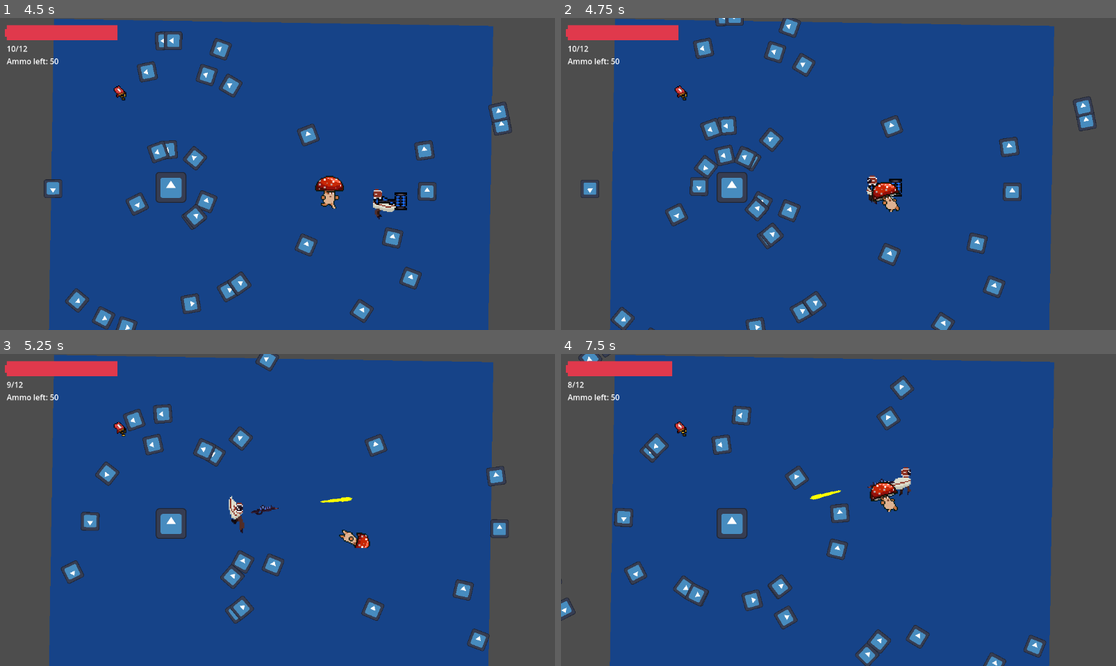
Above: before the commit, frames 1-4 (two rows, left to right).
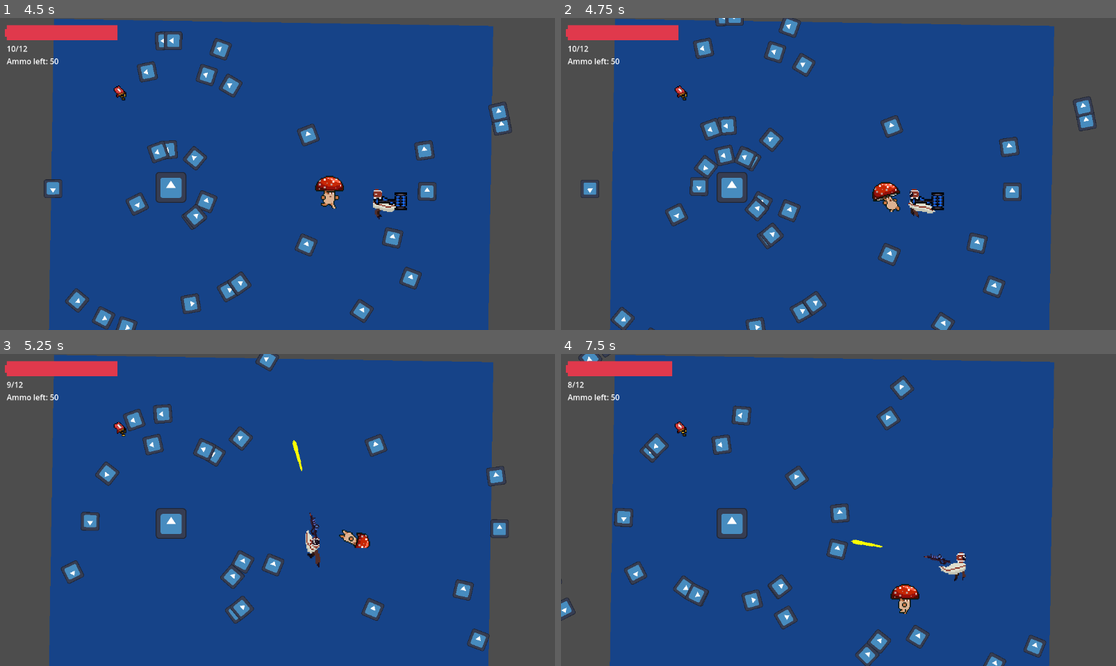
Above: after the commit, the same moments.

Repository: MettallicOnyx/Boss-Rush-Jam-Project
Game: Godot game, scene res://scenes/boss_rush_jam.tscn
Same seed, same stepped clock (60 frames per second), same inputs: the game is played once before the commit and once after it. The engine's default icon, where the game draws it, is replaced by a stand-in: a white triangle on a blue panel in a dark square.
Inputs (mouse positions are in pixels of both pictures, inside the frame that each line leads up to):
- Up to frame 1 (4.5 s): tap Enter (ui_accept) at 0.5, 0.77, 1.52, 3.02, 3.77 s; move the mouse to (399, 158) at 0.52 s; hold D (right) 0.53-1.28 s; tap Shift (dash) at 0.6, 1.55, 2.1, 3.05, 3.8 s; click (399, 158) at 0.67 s; move the mouse to (166, 189) at 1.27 s; hold S (down) 1.28-2.03 s; tap E (ability) at 1.35 s; move the mouse to (333, 105) at 2.02 s; hold D (right) 2.03-2.78 s; move the mouse to (249, 236) at 2.77 s; hold W (up) 2.78-3.53 s; click (249, 236) at 2.85 s; move the mouse to (444, 220) at 3.52 s; hold A (left) from 3.53 s (still down); tap F (swap_weapon) at 3.6 s; move the mouse to (111, 127) at 4.27 s; tap Q at 4.35 s
- Up to frame 2 (4.75 s): keep holding A (left); tap Enter (ui_accept) at 4.52 s; tap Shift (dash) at 4.55 s
- Up to frame 3 (5.25 s): move the mouse to (305, 510) at 5.02 s; release A (left) at 5.03 s; hold S (down) from 5.03 s (still down); tap Space at 5.1 s; click (305, 510) at 5.17 s
- Up to frame 4 (7.5 s): tap Shift (dash) at 5.3, 5.85, 6.8, 7.35 s; move the mouse to (755, 432) at 5.77 s; release S (down) at 5.78 s; hold D (right) 5.78-6.53 s; tap Enter (ui_accept) at 6.02, 6.77 s; move the mouse to (960, 494) at 6.52 s; hold W (up) 6.53-7.28 s; tap E (ability) at 6.6 s; move the mouse to (727, 525) at 7.27 s; hold D (right) from 7.28 s (still down); click (727, 525) at 7.42 s

Frame 1 is identical in both runs. In frame 2, 0.6% of the frame differs, in the area x 54-70%, y 50-65%; in frame 3, 0.6%; in frame 4, 1.2%, in the area x 44-73%, y 36-84%.

Commit message:
stamina bar

Diff:
--- a/scenes/UI/health_bar.tscn
+++ b/scenes/UI/health_bar.tscn
@@ -8,6 +8,7 @@
 offset_top = -1.0
 offset_right = 257.0
 offset_bottom = 63.0
+value = 100.0
 nine_patch_stretch = true
 stretch_margin_left = 1
 stretch_margin_top = 1
--- /dev/null
+++ b/scenes/UI/stamina_bar.tscn
@@ -0,0 +1,17 @@
+[gd_scene load_steps=3 format=3 uid="uid://c8a50jhlgwtxg"]
+
+[ext_resource type="Texture2D" uid="uid://wrgplqc2xl6w" path="res://assets/UI/healthbar_placeholder.png" id="1_bh8r5"]
+[ext_resource type="Script" path="res://scripts/UI/stamina_bar.gd" id="2_hde5w"]
+
+[node name="StaminaBar" type="TextureProgressBar"]
+offset_right = 256.0
+offset_bottom = 64.0
+value = 100.0
+nine_patch_stretch = true
+stretch_margin_left = 1
+stretch_margin_top = 1
+stretch_margin_right = 1
+stretch_margin_bottom = 1
+texture_progress = ExtResource("1_bh8r5")
+tint_progress = Color(27.624, 100, 0, 1)
+script = ExtResource("2_hde5w")
--- a/scripts/UI/health_bar.gd
+++ b/scripts/UI/health_bar.gd
@@ -1,6 +1,6 @@
 extends TextureProgressBar
 
-@export var player: Player
+@onready var player: Player = %Player
 var player_health: HealthComponent
 
 func _ready() -> void:
--- /dev/null
+++ b/scripts/UI/stamina_bar.gd
@@ -0,0 +1,6 @@
+extends TextureProgressBar
+
+@onready var player: Player = %Player
+
+func _process(_delta: float) -> void:
+	value = player.stamina
--- a/scripts/player/player.gd
+++ b/scripts/player/player.gd
@@ -9,11 +9,13 @@
 @export var weapon_list : Array[Node2D]
 @export var dash_distance: float = 200.0  # Maximum distance for the dash
 @export var dash_speed: float = 500.0  # Speed of the dash
+@export var dash_stamina_cost: int = 20
 
 var is_dashing: bool = false
 var dash_target: Vector2
 var dash_start_position: Vector2
 
+var stamina: int = 100
 
 var current_dir = "none"
 var weapon_index: int = 0
@@ -67,11 +69,12 @@
 		weapon_index += 1
 		set_weapon()
 
-	if Input.is_action_just_pressed("dash"):
+	if Input.is_action_just_pressed("dash") && stamina > 0:
 		dash_start_position = global_position
 		var mouse_position = get_global_mouse_position()
 		var direction = (mouse_position - global_position).normalized()
 		dash_target = global_position + direction * dash_distance
+		stamina -= dash_stamina_cost
 		is_dashing = true
 
 func handle_animation(direction, is_flipped, animation_name):
